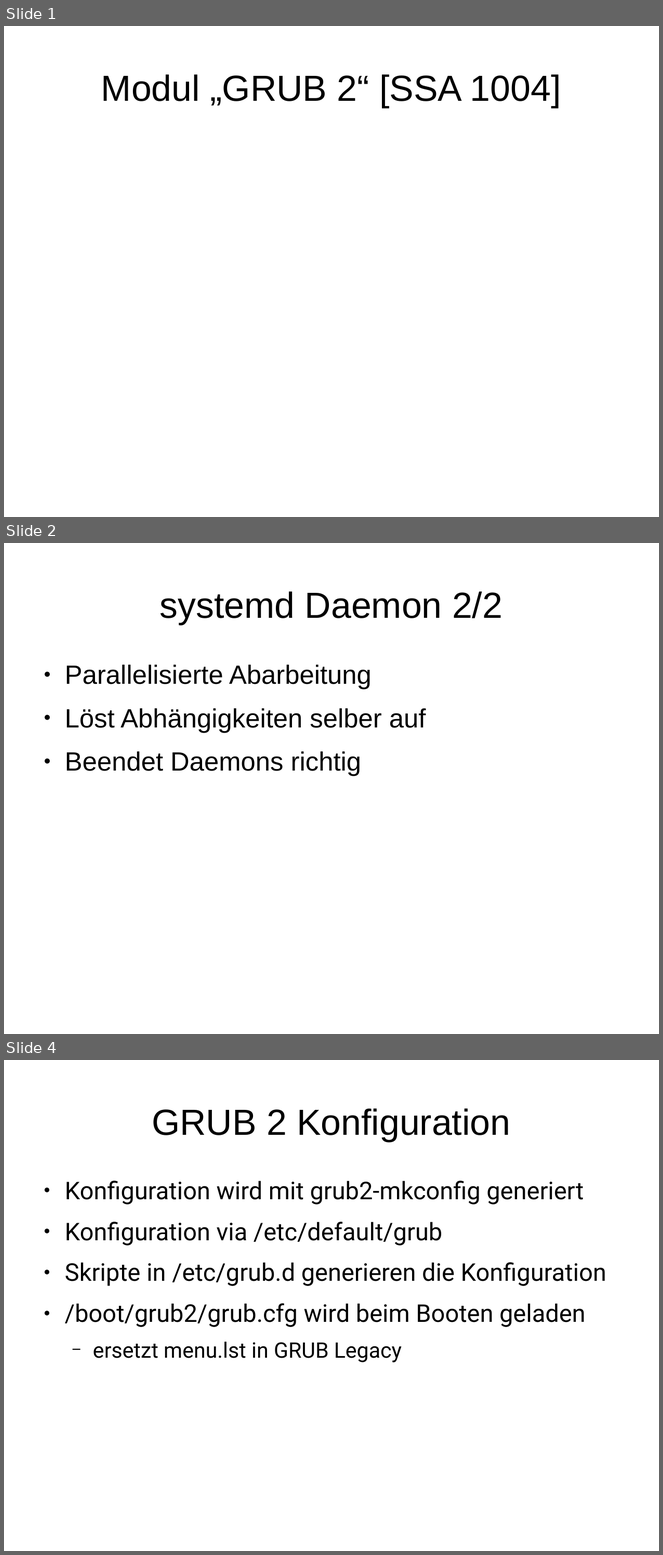
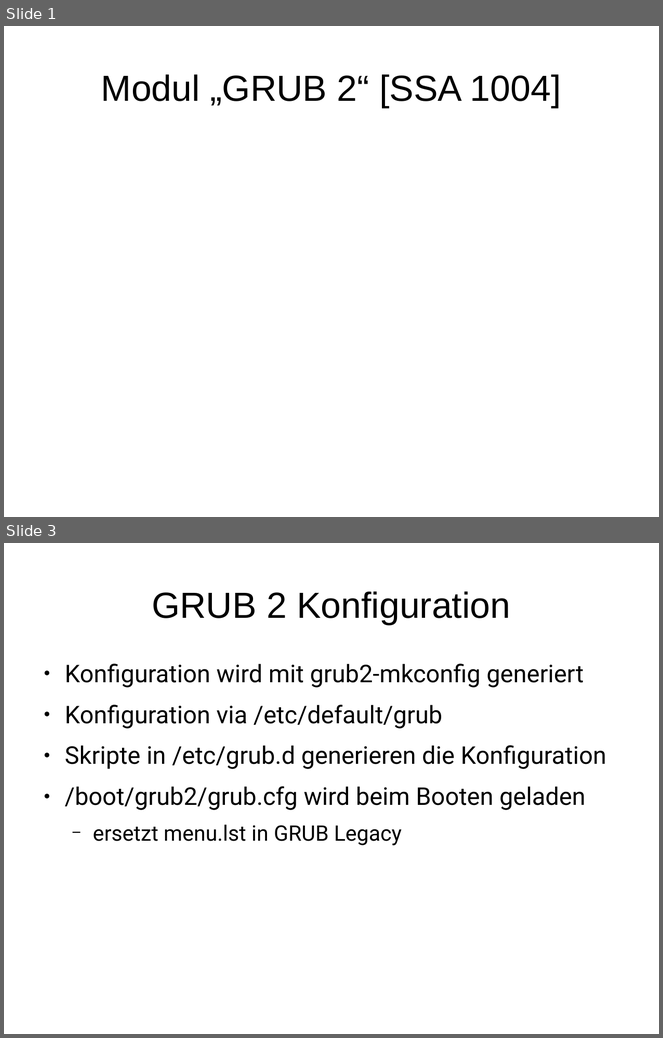
Before and after one commit to adfinis/adsy-trainings, a slide deck: SSA_SUSE-System-Administration/1004_grub2/modul_grub2_1004_01_slides.odp. Shown one above the other, each under a label of ours: slides 1, 2 and 4 before the commit, slides 1 and 3 after it; the slides between them are not shown. The pictures are 663x1555 and 663x1038 pixels, drawn with LibreOffice and Linux fonts; fonts in the diff are those of the drawing. Boxes give left, top, right and bottom in pixels: in the first picture for what was removed or moved away, otherwise in the second. Text is boxed around its words. In the diff, an @@ line names an element or a change of style, - is before the commit and + after.

```diff
--- a/SSA_SUSE-System-Administration/1004_grub2/modul_grub2_1004_01_slides.odp
+++ b/SSA_SUSE-System-Administration/1004_grub2/modul_grub2_1004_01_slides.odp
@@ slide 2 removed at (4, 543, 659, 1034), background #FFFFFF @@
@@ title removed at (160, 591, 503, 625) @@
-systemd Daemon 2/2
@@ text removed at (65, 665, 426, 776) @@
-● Parallelisierte Abarbeitung
-● Löst Abhängigkeiten selber auf
-● Beendet Daemons richtig
@@ what was slide 4 is now slide 3 @@
```
Also in this commit, not shown: 4 slides changed, 16 slides added.
